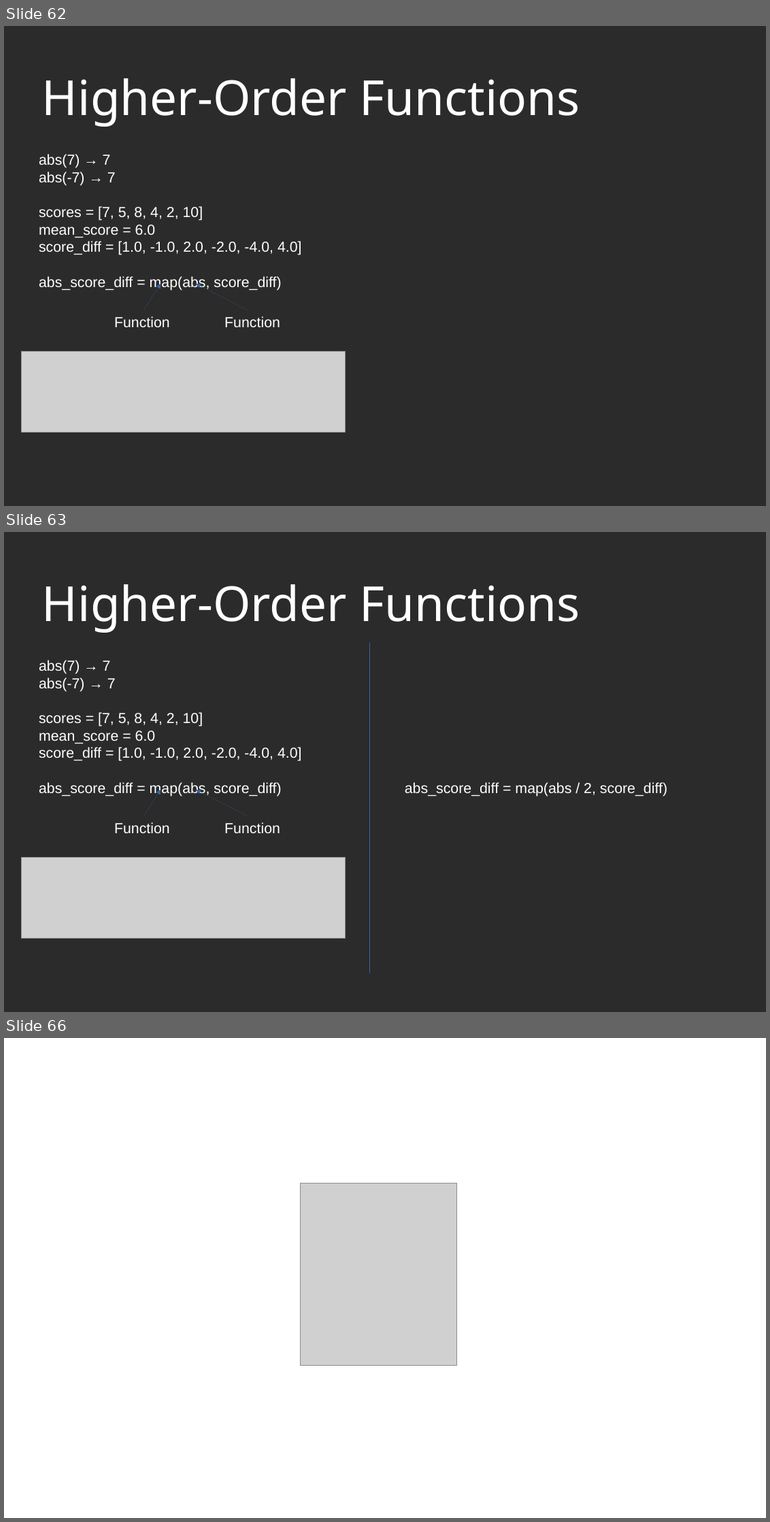
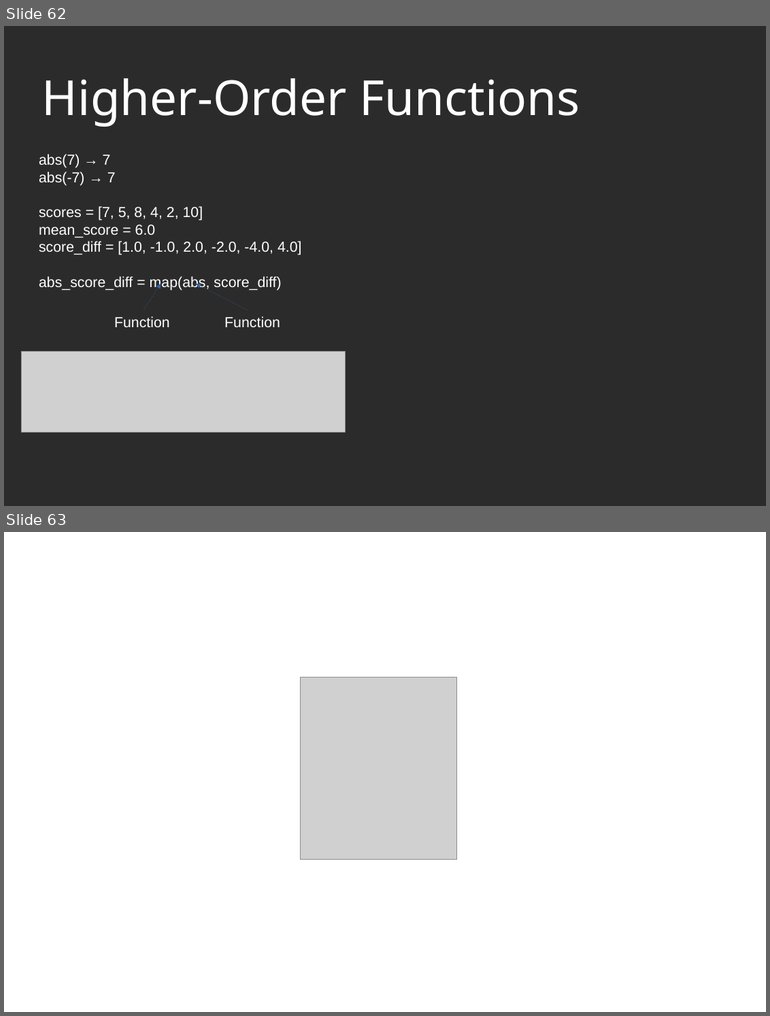
Before and after one commit to annalenalamprecht/CoTaPP, a slide deck: Lecture Notes/12 Midterm Evaluation.odp. Shown one above the other, each under a label of ours: slides 62, 63 and 66 before the commit, slides 62 and 63 after it; the slides between them are not shown. The pictures are 770x1522 and 770x1016 pixels, drawn with LibreOffice and Linux fonts; fonts in the diff are those of the drawing; grey boxes stand for pictures; background and template pictures are left out; a plain dark background stands for a picture behind light text. Boxes give left, top, right and bottom in pixels: in the first picture for what was removed or moved away, otherwise in the second. Text is boxed around its words. In the diff, an @@ line names an element or a change of style, - is before the commit and + after.

```diff
--- a/Lecture Notes/12 Midterm Evaluation.odp
+++ b/Lecture Notes/12 Midterm Evaluation.odp
@@ slide 63 removed at (x1=4, y1=532, x2=766, y2=1012), background picture (left out) @@
@@ title removed at (x1=42, y1=584, x2=579, y2=633) @@
-Higher-Order Functions
@@ line removed from (370, 642) to (370, 973) @@
@@ text removed at (x1=39, y1=660, x2=302, y2=797) @@
-abs(7) → 7
-abs(-7) → 7
-scores = [7, 5, 8, 4, 2, 10]
-mean_score = 6.0
-score_diff = [1.0, -1.0, 2.0, -2.0, -4.0, 4.0]
-abs_score_diff = map(abs, score_diff)
@@ arrow removed from (143, 816) to (160, 790) @@
@@ arrow removed from (248, 816) to (196, 790) @@
@@ text removed at (x1=405, y1=782, x2=667, y2=797) @@
-abs_score_diff = map(abs / 2, score_diff)
@@ text removed at (x1=114, y1=822, x2=170, y2=833) @@
-Function
@@ text removed at (x1=224, y1=822, x2=280, y2=833) @@
-Function
@@ picture removed at (x1=22, y1=857, x2=345, y2=939) @@
@@ page number removed at (x1=645, y1=979, x2=766, y2=1012) @@
-63
@@ what was slide 66 is now slide 63 @@
```
Also in this commit, not shown: 2 other slides removed.
